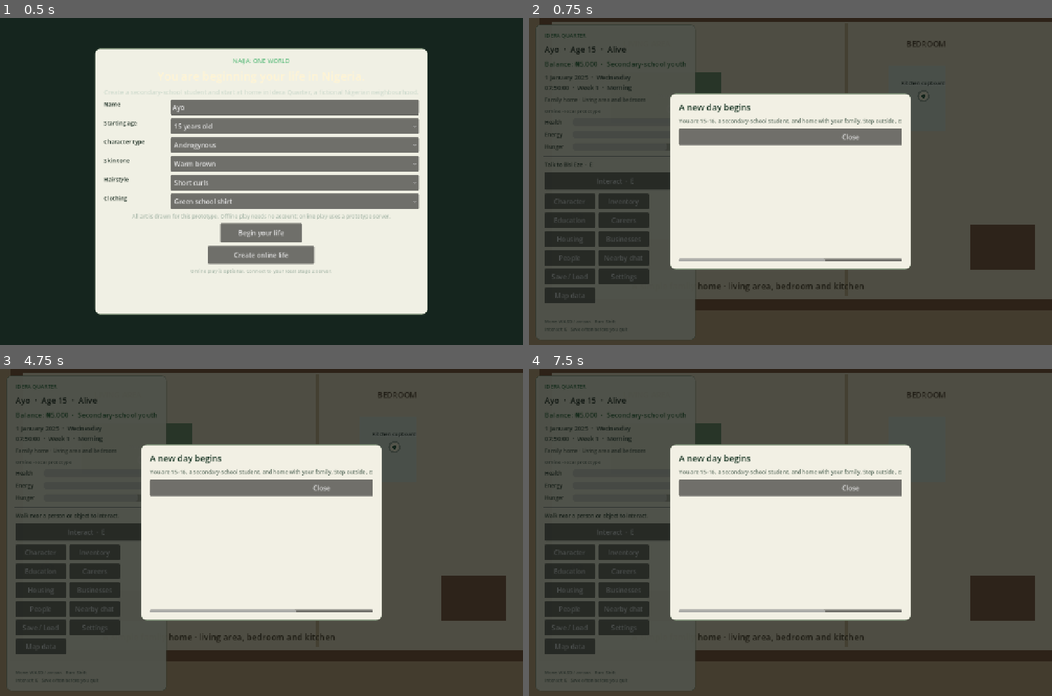
Above: before the commit, frames 1-4 (two rows, left to right).
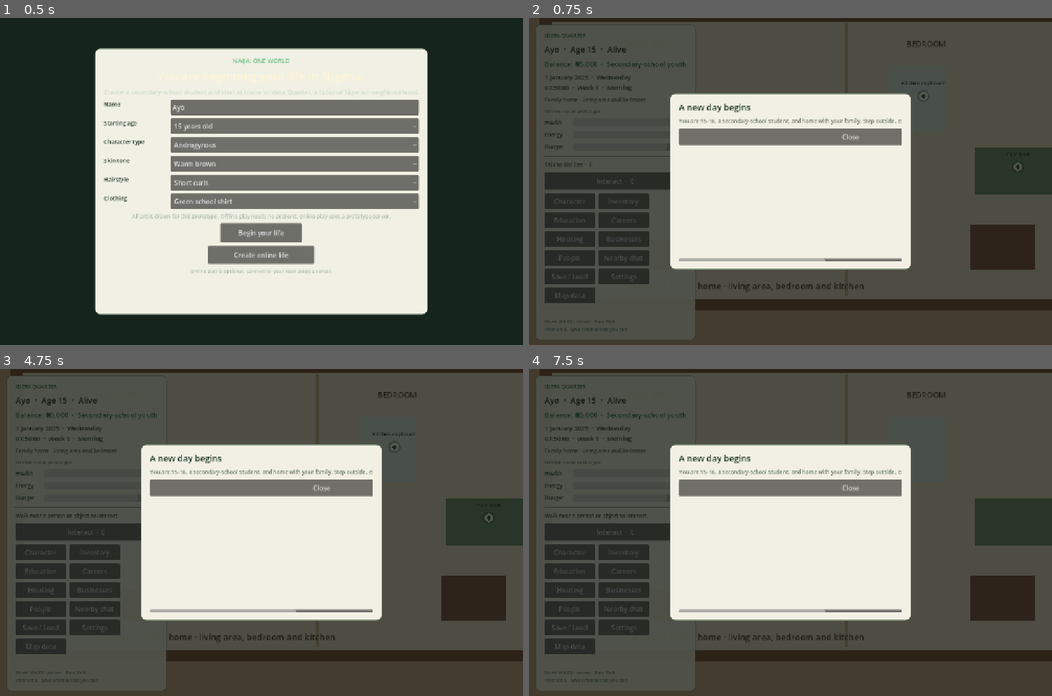
Above: after the commit, the same moments.

Repository: Nior122/Naija
Game: Godot game, scene res://scenes/main.tscn
Same seed, same stepped clock (60 frames per second), same inputs: the game is played once before the commit and once after it.
Inputs:
- Up to frame 1 (0.5 s): no input
- Up to frame 2 (0.75 s): click "Begin your life" at 0.5 s
- Up to frame 3 (4.75 s): click "Interact · E" at 1.25 s; click "Character" at 2 s; click "Inventory" at 2.75 s; click "Education" at 3.5 s; click "Careers" at 4.25 s
- Up to frame 4 (7.5 s): click "Housing" at 5 s; click "Businesses" at 5.75 s; click "People" at 6.5 s; click "Nearby chat" at 7.25 s

Frame 1 is identical in both runs. In frame 2, 2.4% of the frame differs, in the area x 31-100%, y 16-54%; in frame 3, 2.4%; in frame 4, 2.4%.

Commit message:
fix: correct 3D facing, floor collision, first-person view, and bed placement
Confirmed at runtime in the Godot 4.7.2 editor (headless, source build) before this commit:

- character_3d.gd: the facing target used atan2(direction.x, direction.z), which is
  180 degrees off because Godot's forward is -Z. While W was held, the yaw flipped
  between -30 and -60 degrees every frame. Now atan2(-direction.x, -direction.z).
- world_3d.tscn: the ground plane had no collider, so the character fell without end
  (y 0.9 to -42 in 120 frames). Adds a 100x0.2x100 floor collider under Terrain with
  its top at the plane surface (y = -0.1). The character now stands at y = 0.8.
- camera_3d_controller.gd: first-person called look_at on a point below the eye, so
  the view pointed straight down. First person now sits at a 0.8 m eye height and uses
  the same yaw and pitch as third person. Third person is unchanged.
- world_map.gd, prototype_game.gd, domain_smoke.gd: the bed sat on the living-room side
  of the x=850 wall, and the bedroom side had no bed. The bed moves to (1250, 485),
  its drawn block moves with it, and waking up places the player beside it at
  (1250, 580). The domain test's bed coordinates are updated to match.

Not changed: the room's furniture and palette (a Nigerian bedroom layout is a separate
change), E interaction in 3D, and camera-relative movement.

Verification: headless editor runs of the probe flow (2D movement, bed sleep, F3, V,
E in 3D, F3 back), the fall and walk probe, and the first-person probe. Existing
headless tests (domain_smoke, input_bindings, player_movement, regional_handoff,
regional_visual_profiles, new_game/load confirmation, ui_flow, save_guard,
session_policy, return_path, user_data_dir, persistence_notice, save_restart write
and read) exit 0, matching the d2c5eed baseline. The server-backed business UI phases
were not run, since no change touches them.

Diff:
--- a/game/3d_world/scenes/world_3d.tscn
+++ b/game/3d_world/scenes/world_3d.tscn
@@ -31,6 +31,9 @@
 albedo_color = Color(0.4, 0.35, 0.25, 1)
 roughness = 0.9
 
+[sub_resource type="BoxShape3D" id="BoxShape3D_ground"]
+size = Vector3(100, 0.2, 100)
+
 [sub_resource type="CapsuleShape3D" id="CapsuleShape3D_player"]
 radius = 0.3
 height = 1.8
@@ -58,6 +61,12 @@
 mesh = SubResource("PlaneMesh_ground")
 surface_material_override/0 = SubResource("StandardMaterial3D_ground")
 
+[node name="GroundCollider" type="StaticBody3D" parent="Terrain"]
+transform = Transform3D(1, 0, 0, 0, 1, 0, 0, 0, 1, 0, -0.2, 0)
+
+[node name="CollisionShape3D" type="CollisionShape3D" parent="Terrain/GroundCollider"]
+shape = SubResource("BoxShape3D_ground")
+
 [node name="Buildings" type="Node3D" parent="."]
 
 [node name="Props" type="Node3D" parent="."]
--- a/game/3d_world/scripts/camera_3d_controller.gd
+++ b/game/3d_world/scripts/camera_3d_controller.gd
@@ -9,6 +9,8 @@
 @export var rotation_speed: float = 2.0
 @export var distance_from_target: float = 5.0
 @export var height_offset: float = 2.0
+# Body origin is mid-capsule, so eyes sit about 0.8 m above it.
+@export var first_person_eye_height: float = 0.8
 @export var min_pitch: float = -30.0  # Degrees
 @export var max_pitch: float = 60.0   # Degrees
 @export var collision_mask: int = 1
@@ -70,8 +72,14 @@
 	var target_position = target_node.global_transform.origin
 
 	if is_first_person:
-		# First person view
-		global_transform.origin = target_position + Vector3(0, height_offset, 0)
+		# First person: sit at eye height and face the same way the third-person camera looks.
+		var fp_yaw := deg_to_rad(current_yaw)
+		var fp_pitch := deg_to_rad(current_pitch)
+		var forward := -Vector3(sin(fp_yaw) * cos(fp_pitch), sin(fp_pitch), cos(fp_yaw) * cos(fp_pitch))
+		global_transform = Transform3D(
+			Basis.looking_at(forward, Vector3.UP),
+			target_position + Vector3(0, first_person_eye_height, 0)
+		)
 	else:
 		# Third person view
 		var yaw_rad = deg_to_rad(current_yaw)
@@ -105,8 +113,9 @@
 		# Smooth movement to desired position
 		global_transform.origin = lerp(global_transform.origin, desired_position, follow_speed * delta)
 
-	# Always look at target
-	look_at(target_position + Vector3(0, height_offset * 0.5, 0), Vector3.UP)
+	# Third person always looks at the target. First person has set its own orientation above.
+	if not is_first_person:
+		look_at(target_position + Vector3(0, height_offset * 0.5, 0), Vector3.UP)
 
 func set_target(target: Node3D) -> void:
 	"""Set a new target for the camera to follow"""
--- a/game/3d_world/scripts/character_3d.gd
+++ b/game/3d_world/scripts/character_3d.gd
@@ -67,7 +67,7 @@
 
 		# Rotate character to face movement direction
 		if current_speed > 0.1:
-			var target_rotation = atan2(direction.x, direction.z)
+			var target_rotation = atan2(-direction.x, -direction.z)  # Godot forward is -Z
 			rotation.y = lerp_angle(rotation.y, target_rotation, 10.0 * delta)
 
 		# Update animation state
--- a/game/scripts/prototype_game.gd
+++ b/game/scripts/prototype_game.gd
@@ -797,7 +797,7 @@
 	var sleep_minutes := clock.minutes_until_morning()
 	_advance_time(sleep_minutes)
 	character.sleep_until_morning()
-	character.position = Vector2(720.0, 540.0)
+	character.position = Vector2(1250.0, 580.0)
 	player.position = character.position
 	player.snap_camera()
 	_save_game(false)
--- a/game/scripts/world/world_map.gd
+++ b/game/scripts/world/world_map.gd
@@ -350,7 +350,7 @@
 		"Step out into Idera Quarter",
 		{"location": "town", "spawn": Vector2(300.0, 500.0)}
 	)
-	_add_object("home-bed", "Your bed", Vector2(440.0, 350.0), "sleep", "Sleep until morning", {})
+	_add_object("home-bed", "Your bed", Vector2(1250.0, 485.0), "sleep", "Sleep until morning", {})
 	_add_object(
 		"home-fridge",
 		"Kitchen cupboard",
@@ -764,9 +764,9 @@
 	draw_rect(Rect2(Vector2(135.0, 120.0), Vector2(28.0, 700.0)), Color("#81553c"), true)
 	draw_rect(Rect2(Vector2(1437.0, 120.0), Vector2(28.0, 700.0)), Color("#81553c"), true)
 	draw_line(Vector2(850.0, 150.0), Vector2(850.0, 785.0), Color("#c9b28d"), 7.0)
-	draw_rect(Rect2(Vector2(300.0, 265.0), Vector2(260.0, 120.0)), Color("#72906d"), true)
 	draw_rect(Rect2(Vector2(950.0, 250.0), Vector2(130.0, 150.0)), Color("#d8e0d5"), true)
 	draw_rect(Rect2(Vector2(385.0, 655.0), Vector2(285.0, 70.0)), Color("#815d46"), true)
+	draw_rect(Rect2(Vector2(1150.0, 440.0), Vector2(200.0, 110.0)), Color("#72906d"), true)
 	draw_rect(Rect2(Vector2(1140.0, 620.0), Vector2(150.0, 105.0)), Color("#825941"), true)
 	_draw_text("LIVING AREA", Vector2(330.0, 205.0), 18, Color("#5e4a39"))
 	_draw_text("BEDROOM", Vector2(990.0, 205.0), 18, Color("#5e4a39"))
--- a/game/tests/domain_smoke.gd
+++ b/game/tests/domain_smoke.gd
@@ -146,7 +146,7 @@
 	var world := WorldMapScript.new()
 	root.add_child(world)
 	world.enter_location("home", family)
-	var bed := world.nearest_interactable(Vector2(440.0, 350.0))
+	var bed := world.nearest_interactable(Vector2(1250.0, 485.0))
 	_check(
 		is_instance_valid(bed) and bed.action_id == "sleep", "Nearby home objects can be targeted"
 	)
Not shown: 1 places in game/3d_world/scenes/world_3d.tscn that only renumber resources
